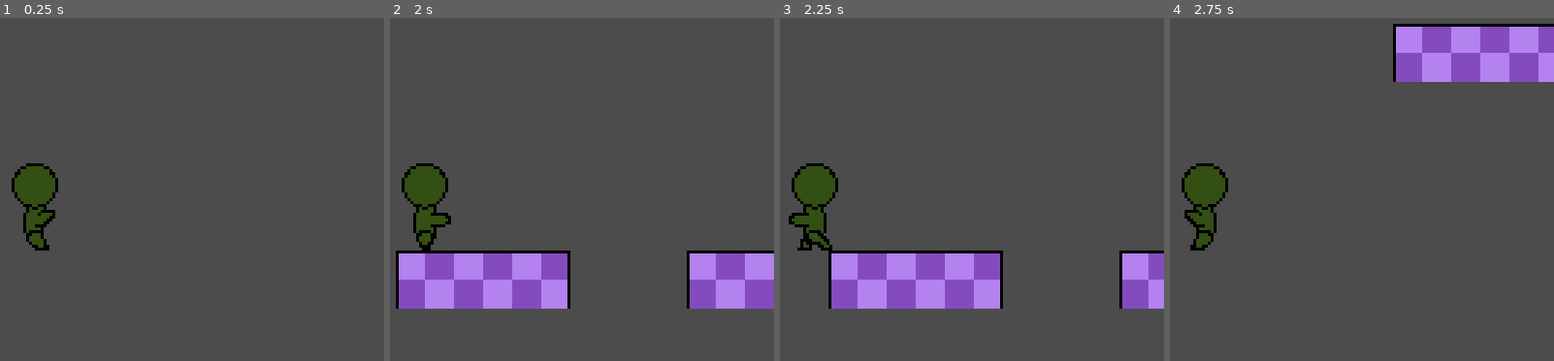
Above: before the commit, frames 1-4 (left to right).
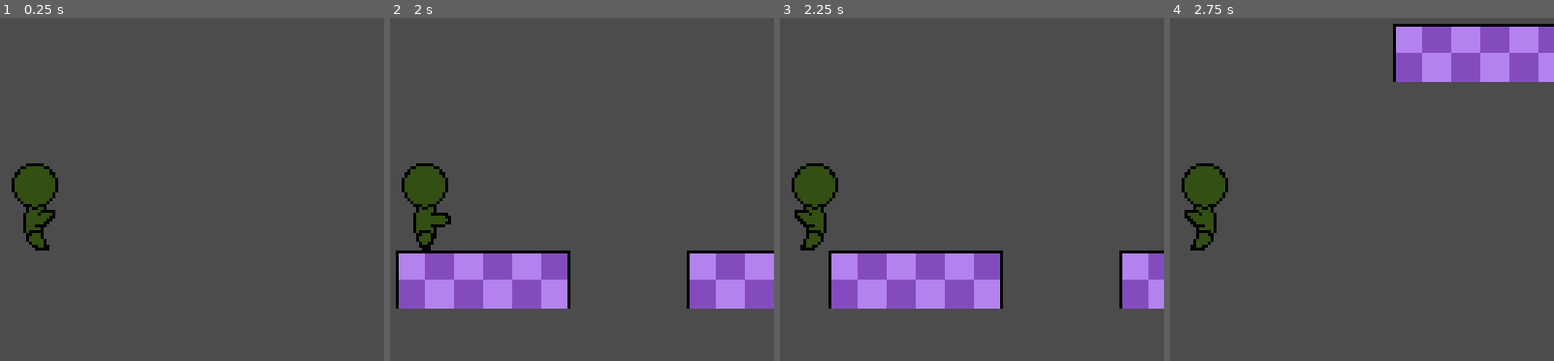
Above: after the commit, the same moments.

Repository: kurantoB/KinematicallyReinterpretedImplementationNeedingGodotEngine
Game: Godot game, scene res://Scenes/SandboxScene.tscn
The game is run twice, just before and just after one commit, with the same random seed, the same clock (stepped at 60 frames per second) and the same inputs.
Inputs:
- Up to frame 1 (0.25 s): no input
- Up to frame 2 (2 s): tap Enter (gba_start) at 0.5, 1.25 s; hold Up (ui_up) from 0.53 s (still down); tap Z (gba_a) at 0.6 s; tap X (gba_b) at 1.35 s
- Up to frame 3 (2.25 s): tap Enter (gba_start) at 2 s; release Up (ui_up) at 2.03 s; hold Left (ui_left) from 2.03 s (still down); tap Backspace (gba_select) at 2.1 s
- Up to frame 4 (2.75 s): keep holding Left (ui_left)

Frames 1-2 are identical in both runs. In frame 3, 0.4% of the frame differs, in the area x 2-14%, y 55-68%; in frame 4, nothing differs.

Commit message:
set upward freefalling sprite

Diff:
--- a/Scripts/Unit.gd
+++ b/Scripts/Unit.gd
@@ -155,9 +155,10 @@
 		if unit_conditions[Constants.UnitCondition.IS_ON_GROUND]:
 			if unit_conditions[Constants.UnitCondition.MOVING_STATUS] == Constants.UnitMovingStatus.IDLE:
 				set_sprite("Idle")
+		elif v_speed > 0:
+			set_sprite("Jump", 0)
 		else:
-			if v_speed < 0:
-				set_sprite("Jump", 1)
+			set_sprite("Jump", 1)
 
 func set_sprite(sprite_class : String, index : int = 0):
 	if not unit_type in Constants.UNIT_SPRITES or not sprite_class in Constants.UNIT_SPRITES[unit_type]:
